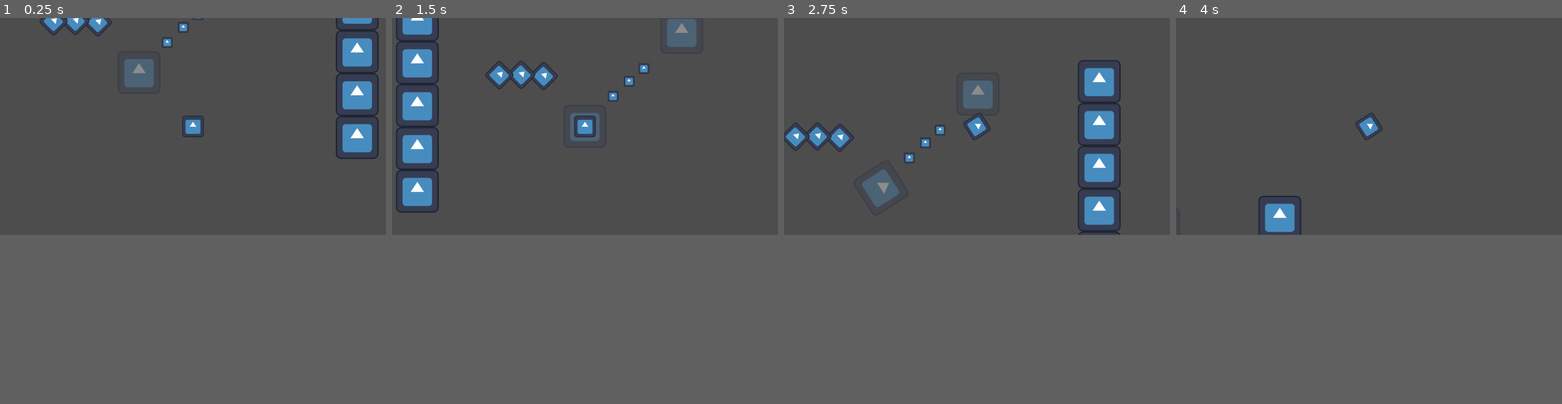
Above: before the commit, frames 1-4 (left to right).
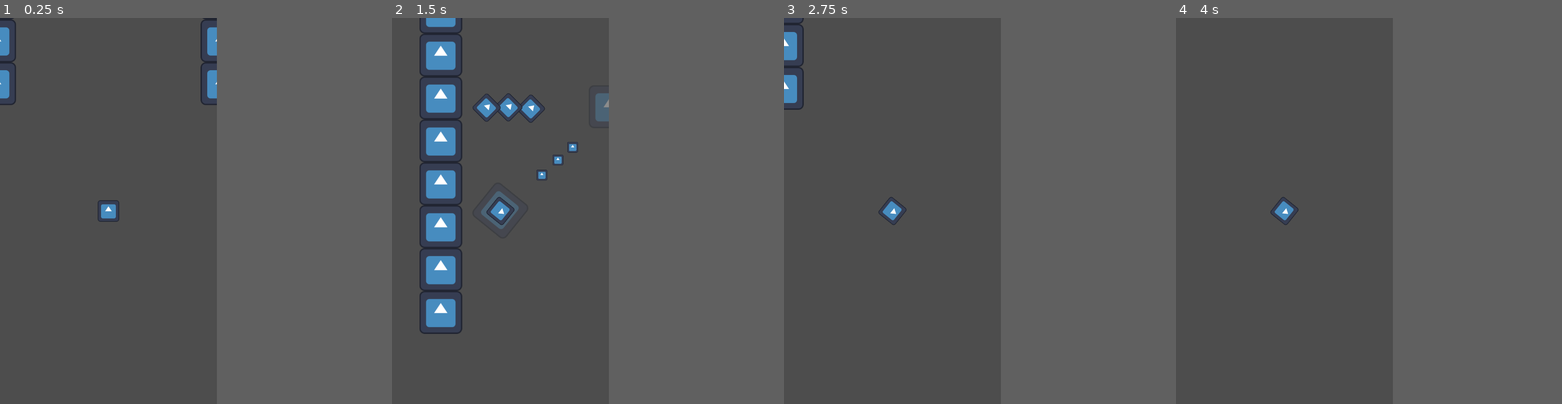
Above: after the commit, the same moments.

Repository: Slideshow776/GGJ2025
Game: Godot game, scene res://scenes/game.tscn
The game is run twice, just before and just after one commit, with the same random seed, the same clock (stepped at 60 frames per second) and the same inputs. The engine's default icon, where the game draws it, is replaced by a stand-in: a white triangle on a blue panel in a dark square.
Inputs (mouse positions are in pixels of both pictures, inside the frame that each line leads up to):
- Up to frame 1 (0.25 s): no input
- Up to frame 2 (1.5 s): tap Enter at 0.5 s; move the mouse to (669, 114) at 0.52 s; click (669, 114) at 0.67 s; move the mouse to (507, 137) at 1.27 s; click (507, 137) at 1.42 s
- Up to frame 3 (2.75 s): move the mouse to (1015, 79) at 2.02 s; click (1015, 79) at 2.17 s
- Up to frame 4 (4 s): move the mouse to (1349, 168) at 2.77 s; click (1349, 168) at 2.92 s; move the mouse to (1484, 160) at 3.52 s; click (1484, 160) at 3.67 s
In our replay, the window is 799x449 before the commit and 449x799 after it. These sizes can differ from the game's own. Grey fills any space a smaller window leaves; there, only what the larger window draws over its background counts as a difference.

The runs differ from the first frame. In frame 1, 4.8% of the frame differs, in the area x 0-99%, y 0-53%; in frame 2, 11%, in the area x 1-79%, y 0-82%; in frame 3, 5.8%; in frame 4, 0.8%.
Error before the commit: Invalid access to property or key 'rotation' on a base object of type 'Nil'. (res://scripts/game.gd:42)

Commit message:
changed to portrait, player may now enter and leave bubbles

Diff:
--- a/project.godot
+++ b/project.godot
@@ -15,6 +15,11 @@
 config/features=PackedStringArray("4.3", "GL Compatibility")
 config/icon="res://icon.svg"
 
+[display]
+
+window/size/viewport_width=648
+window/size/viewport_height=1152
+
 [rendering]
 
 renderer/rendering_method="gl_compatibility"
--- a/scenes/bubble.tscn
+++ b/scenes/bubble.tscn
@@ -1,11 +1,17 @@
-[gd_scene load_steps=3 format=3 uid="uid://ul47tjraayjv"]
+[gd_scene load_steps=4 format=3 uid="uid://ul47tjraayjv"]
 
 [ext_resource type="Script" path="res://scripts/bubble.gd" id="1_2m67i"]
 [ext_resource type="Texture2D" uid="uid://op4yb8wp6yl" path="res://icon.svg" id="1_ilpnw"]
 
-[node name="Bubble" type="Node2D"]
+[sub_resource type="CircleShape2D" id="CircleShape2D_st7o3"]
+radius = 69.029
+
+[node name="Bubble" type="Area2D"]
 script = ExtResource("1_2m67i")
 
 [node name="Sprite2D" type="Sprite2D" parent="."]
 modulate = Color(1, 1, 1, 0.352941)
 texture = ExtResource("1_ilpnw")
+
+[node name="CollisionShape2D" type="CollisionShape2D" parent="."]
+shape = SubResource("CircleShape2D_st7o3")
--- a/scenes/game.tscn
+++ b/scenes/game.tscn
@@ -8,6 +8,7 @@
 [ext_resource type="PackedScene" uid="uid://dm38iob7fov24" path="res://scenes/wall.tscn" id="5_dhs4u"]
 
 [node name="Game" type="Node2D"]
+position = Vector2(160, 240)
 script = ExtResource("1_cpdko")
 
 [node name="entities" type="Node" parent="."]
@@ -15,70 +16,100 @@
 [node name="Bubbles" type="Node" parent="entities"]
 
 [node name="FirstBubble" parent="entities/Bubbles" instance=ExtResource("2_tkivx")]
-position = Vector2(500, 382)
+position = Vector2(338, 1152)
 
 [node name="Bubble2" parent="entities/Bubbles" instance=ExtResource("2_tkivx")]
-position = Vector2(789, 101)
+position = Vector2(666, 842)
 
 [node name="Enemies" type="Node" parent="entities"]
 
 [node name="Player" parent="entities" instance=ExtResource("1_bc5s3")]
 unique_name_in_owner = true
-position = Vector2(661, 543)
+position = Vector2(500, 1836)
 
 [node name="Pickups" type="Node" parent="entities"]
 
 [node name="Pickup" parent="entities/Pickups" instance=ExtResource("3_ixw15")]
-position = Vector2(584, 292)
+position = Vector2(462, 1046)
 
 [node name="Pickup2" parent="entities/Pickups" instance=ExtResource("3_ixw15")]
-position = Vector2(632, 247)
+position = Vector2(510, 1001)
 
 [node name="Pickup3" parent="entities/Pickups" instance=ExtResource("3_ixw15")]
-position = Vector2(676, 209)
+position = Vector2(554, 963)
 
 [node name="Obstacles" type="Node" parent="entities"]
 
 [node name="Obstacle" parent="entities/Obstacles" instance=ExtResource("4_dg1og")]
-position = Vector2(377, 232)
+position = Vector2(429, 848)
 
 [node name="Obstacle2" parent="entities/Obstacles" instance=ExtResource("4_dg1og")]
-position = Vector2(377, 232)
+position = Vector2(429, 848)
 
 [node name="Obstacle3" parent="entities/Obstacles" instance=ExtResource("4_dg1og")]
-position = Vector2(310, 228)
+position = Vector2(362, 844)
 
 [node name="Obstacle4" parent="entities/Obstacles" instance=ExtResource("4_dg1og")]
-position = Vector2(245, 229)
+position = Vector2(297, 845)
 
 [node name="Walls" type="Node" parent="entities"]
 
 [node name="Wall" parent="entities/Walls" instance=ExtResource("5_dhs4u")]
-position = Vector2(0, 64)
+position = Vector2(160, 304)
 
-[node name="Wall" parent="entities/Walls/Wall" instance=ExtResource("5_dhs4u")]
-position = Vector2(1151, 0)
+[node name="Wall6" parent="entities/Walls" instance=ExtResource("5_dhs4u")]
+position = Vector2(839, 304)
 
-[node name="Wall2" parent="entities/Walls/Wall" instance=ExtResource("5_dhs4u")]
-position = Vector2(1151, 128)
+[node name="Wall7" parent="entities/Walls" instance=ExtResource("5_dhs4u")]
+position = Vector2(839, 432)
 
-[node name="Wall3" parent="entities/Walls/Wall" instance=ExtResource("5_dhs4u")]
-position = Vector2(1151, 256)
+[node name="Wall8" parent="entities/Walls" instance=ExtResource("5_dhs4u")]
+position = Vector2(839, 560)
 
-[node name="Wall4" parent="entities/Walls/Wall" instance=ExtResource("5_dhs4u")]
-position = Vector2(1151, 384)
+[node name="Wall9" parent="entities/Walls" instance=ExtResource("5_dhs4u")]
+position = Vector2(839, 688)
 
-[node name="Wall5" parent="entities/Walls/Wall" instance=ExtResource("5_dhs4u")]
-position = Vector2(1151, 512)
+[node name="Wall10" parent="entities/Walls" instance=ExtResource("5_dhs4u")]
+position = Vector2(839, 816)
+
+[node name="Wall16" parent="entities/Walls" instance=ExtResource("5_dhs4u")]
+position = Vector2(839, 944)
+
+[node name="Wall17" parent="entities/Walls" instance=ExtResource("5_dhs4u")]
+position = Vector2(839, 1072)
+
+[node name="Wall18" parent="entities/Walls" instance=ExtResource("5_dhs4u")]
+position = Vector2(839, 1200)
+
+[node name="Wall19" parent="entities/Walls" instance=ExtResource("5_dhs4u")]
+position = Vector2(839, 1328)
+
+[node name="Wall20" parent="entities/Walls" instance=ExtResource("5_dhs4u")]
+position = Vector2(839, 1456)
 
 [node name="Wall2" parent="entities/Walls" instance=ExtResource("5_dhs4u")]
-position = Vector2(0, 192)
+position = Vector2(160, 432)
 
 [node name="Wall3" parent="entities/Walls" instance=ExtResource("5_dhs4u")]
-position = Vector2(0, 320)
+position = Vector2(160, 560)
 
 [node name="Wall4" parent="entities/Walls" instance=ExtResource("5_dhs4u")]
-position = Vector2(0, 448)
+position = Vector2(160, 688)
 
 [node name="Wall5" parent="entities/Walls" instance=ExtResource("5_dhs4u")]
-position = Vector2(0, 576)
+position = Vector2(160, 816)
+
+[node name="Wall11" parent="entities/Walls" instance=ExtResource("5_dhs4u")]
+position = Vector2(160, 944)
+
+[node name="Wall12" parent="entities/Walls" instance=ExtResource("5_dhs4u")]
+position = Vector2(160, 1072)
+
+[node name="Wall13" parent="entities/Walls" instance=ExtResource("5_dhs4u")]
+position = Vector2(160, 1200)
+
+[node name="Wall14" parent="entities/Walls" instance=ExtResource("5_dhs4u")]
+position = Vector2(160, 1328)
+
+[node name="Wall15" parent="entities/Walls" instance=ExtResource("5_dhs4u")]
+position = Vector2(160, 1456)
--- a/scenes/player.tscn
+++ b/scenes/player.tscn
@@ -1,10 +1,13 @@
-[gd_scene load_steps=4 format=3 uid="uid://fsp8ieeax256"]
+[gd_scene load_steps=5 format=3 uid="uid://fsp8ieeax256"]
 
 [ext_resource type="Script" path="res://scripts/player.gd" id="1_2qefk"]
 [ext_resource type="Texture2D" uid="uid://op4yb8wp6yl" path="res://icon.svg" id="1_r64ns"]
 
 [sub_resource type="CircleShape2D" id="CircleShape2D_h4a85"]
-radius = 30.0167
+radius = 27.0185
+
+[sub_resource type="CircleShape2D" id="CircleShape2D_jqfgl"]
+radius = 40.0125
 
 [node name="Player" type="CharacterBody2D"]
 script = ExtResource("1_2qefk")
@@ -17,3 +20,8 @@
 shape = SubResource("CircleShape2D_h4a85")
 
 [node name="Camera2D" type="Camera2D" parent="."]
+
+[node name="Area2D" type="Area2D" parent="."]
+
+[node name="CollisionShape2D" type="CollisionShape2D" parent="Area2D"]
+shape = SubResource("CircleShape2D_jqfgl")
--- a/scripts/bubble.gd
+++ b/scripts/bubble.gd
@@ -1,9 +1,13 @@
 class_name Bubble
-extends Node2D
+extends Area2D
 
-@export var _rotation_speed := 2.0
+@export var _rotation_speed := 3.0
 
 var _player: Player
+
+
+func _ready():
+	body_entered.connect(_on_area_entered)
 
 
 func _process(delta: float) -> void:
@@ -12,9 +16,23 @@
 		_player.rotation = rotation
 
 
-func enter_player(player) -> void:
+func enter_player(player: Player) -> void:
 	_player = player
+	var tween := create_tween()
+	tween.set_trans(Tween.TRANS_SPRING)
+	tween.set_ease(Tween.EASE_OUT)
+	tween.tween_property(player, "position", position, 0.25)
 
 
 func exit_player() -> void:
 	_player = null
+
+
+func _on_area_entered(area_that_entered: Node) -> void:
+	if area_that_entered is Player:
+		print("Player entered the bubble!")
+		var player = area_that_entered
+
+		enter_player(player)
+		player.bubble = self
+		player.velocity = Vector2.ZERO
--- a/scripts/game.gd
+++ b/scripts/game.gd
@@ -1,6 +1,6 @@
 extends Node2D
 
-@export var shoot_speed = 600
+@export var shoot_speed = 1000
 
 var first_player_event:= true
 
@@ -26,19 +26,21 @@
 
 
 func enter_player_in_first_bubble():
-	var bubble = $entities/Bubbles/FirstBubble
+	var bubble = $entities/Bubbles/FirstBubble as Bubble
+	player.bubble = bubble
+	bubble.enter_player(player)
 
 	var tween := create_tween()
 	tween.set_trans(Tween.TRANS_EXPO)
 	tween.set_ease(Tween.EASE_OUT)
 	tween.tween_property(player, "position", bubble.position, 1.0)
-	tween.finished.connect(func() -> void:
-		bubble.enter_player(player)
-		player.bubble = bubble
-	)
 
 
 func shoot_player() -> void:
+	if player.bubble == null:
+		print("player.bubble is null")
+		return
+
 	var shoot_direction = Vector2.UP.rotated(player.bubble.rotation)
 	player.bubble.exit_player()
 	player.bubble = null
